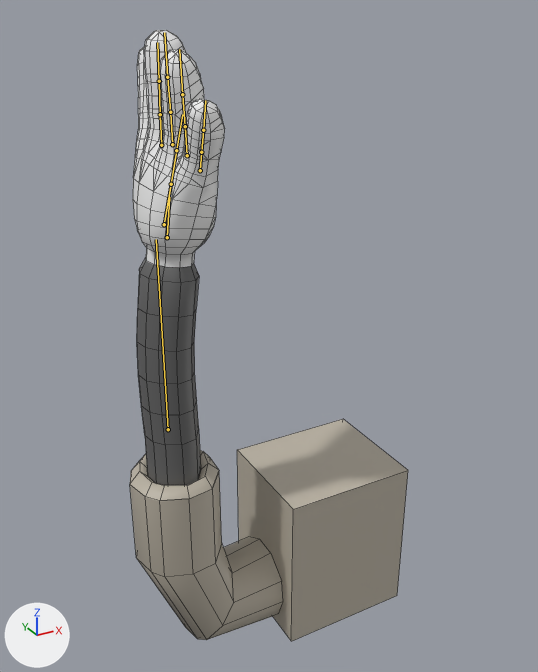
The Blender file Content/Environment/Mesh/Hand/Hand.blend as it was, and as the next commit left it.
Rendered twice from a camera (50 mm lens) standing at (-341.0, -939.0, 669.0) and looking at (183.0, 14.0, 193.0). Arrows for +X, +Y and +Z are at lower left; the lights stay in place. Both versions are drawn at frame 10 of the action 'Idle'; the numbers are the values there. The bones that bend it are drawn over the model as lines. Mesh edges are drawn as thin lines.

In view in the first picture: 'ob0608_00_bodySkin'.
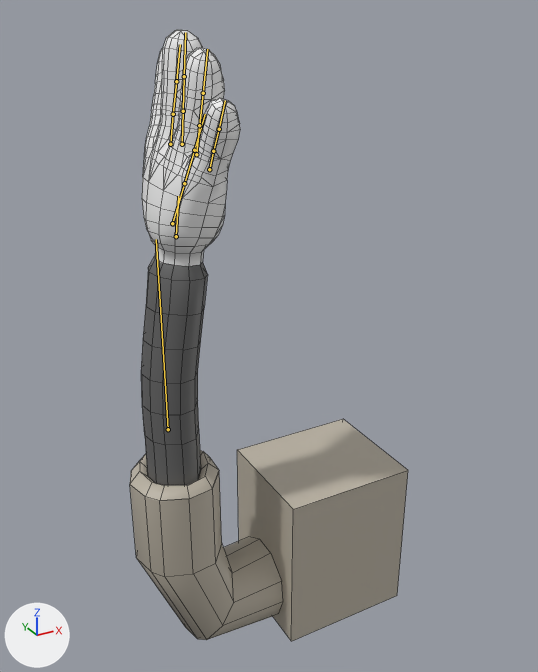
Changed parts and their boxes [x1, y1, x2, y2] in the pictures (538 x 672 px):
```json
{"object": "ob0608_00_bodySkin", "change": "posed", "before": [130, 30, 408, 641], "after": [130, 29, 408, 641]}
{"bone": "Waist", "before": "(167, 237) to (169, 197)", "after": "(176, 236) to (178, 196)"}
```

Scene script edits in JSON lines:
```json
{"block": "bone_waist", "where": "bone_waist = bpy.data.objects['root'].pose.bones['Waist']  # child of 'Arm'"}
{"op": "set", "path": "bone_waist.location", "old": "(0.0, 0.0, 16.0)", "new": "(0.0, 0.0, 30.0)"}
{"block": "bone_fingera3_ik", "where": "bone_fingera3_ik = bpy.data.objects['root'].pose.bones['FingerA3.IK']  # child of 'Waist'"}
{"op": "set", "path": "bone_fingera3_ik.location", "old": "(-86.0, 13.0, -23.0)", "new": "(-75.0, 11.0, 5.0)"}
{"block": "bone_fingerc3_ik", "where": "bone_fingerc3_ik = bpy.data.objects['root'].pose.bones['FingerC3.IK']  # child of 'Waist'"}
{"op": "set", "path": "bone_fingerc3_ik.location", "old": "(0.0, 6.0, -20.0)", "new": "(0.0, 8.0, -5.0)"}
{"block": "bone_fingerb3_ik", "where": "bone_fingerb3_ik = bpy.data.objects['root'].pose.bones['FingerB3.IK']  # child of 'Waist'"}
{"op": "set", "path": "bone_fingerb3_ik.location", "old": "(-1.0, 7.0, -3.0)", "new": "(1.0, 9.0, 17.0)"}
{"block": "bone_fingerd3_ik", "where": "bone_fingerd3_ik = bpy.data.objects['root'].pose.bones['FingerD3.IK']  # child of 'Waist'"}
{"op": "set", "path": "bone_fingerd3_ik.location", "old": "(0.0, 5.0, -29.0)", "new": "(1.0, 8.0, -5.0)"}
{"block": "bone_fingere3_ik", "where": "bone_fingere3_ik = bpy.data.objects['root'].pose.bones['FingerE3.IK']  # child of 'Waist'"}
{"op": "set", "path": "bone_fingere3_ik.location", "old": "(3.0, 8.0, -15.0)", "new": "(2.0, 5.0, -3.0)"}
```
